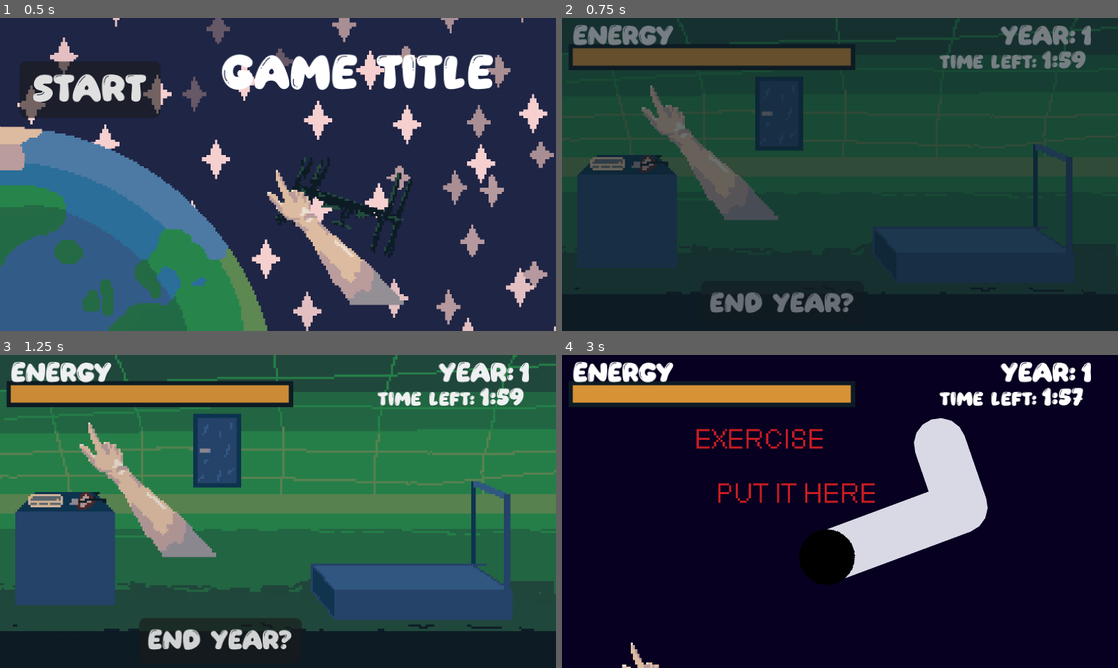
Above: before the commit, frames 1-4 (two rows, left to right).
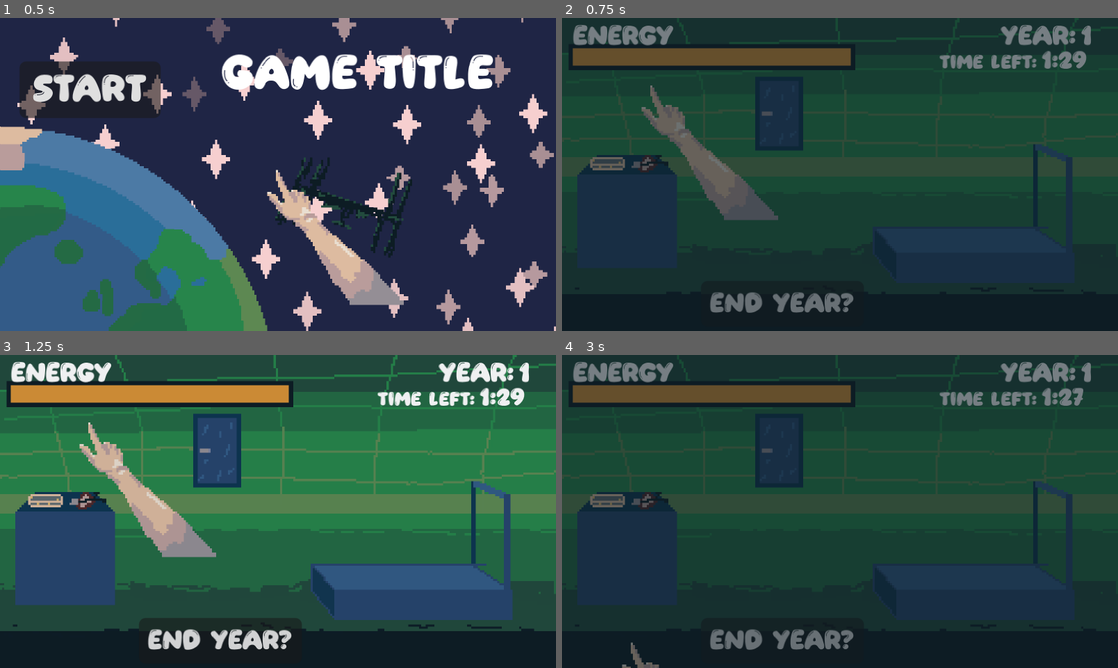
Above: after the commit, the same moments.

Repository: KatLuvsYa3/Geaux_Hackathon_Godot
Game: Godot game, scene res://scenes/game/start_screen.tscn
Two runs of this game, one before a commit and one after it. Both use one fixed random seed, a clock stepped at 60 frames per second and the inputs below.
Inputs (mouse positions are in pixels of both pictures, inside the frame that each line leads up to):
- Up to frame 1 (0.5 s): no input
- Up to frame 2 (0.75 s): click "Start" at 0.5 s
- Up to frame 3 (1.25 s): no input
- Up to frame 4 (3 s): click (967, 552) at 1.25 s; click "Treadmill" at 2 s; click (634, 646) at 2.75 s, where only the run after the commit has a clickable "Finished?"

Frame 1 is identical in both runs. In frame 2, less than 0.1% of the frame differs, in the area x 89-95%, y 10-17%; in frame 3, 0.1%; in frame 4, 99%, in the area x 0-100%, y 0-100%.

Commit message:
the god commit

Diff:
--- a/scenes/game/exercise.tscn
+++ b/scenes/game/exercise.tscn
@@ -1,7 +1,8 @@
 [gd_scene format=3 uid="uid://fnjst8wgfd08"]
 
 [ext_resource type="Texture2D" uid="uid://doknnibynak56" path="res://assets/Sprites/TEMPexercise.png" id="1_01x61"]
-[ext_resource type="Script" uid="uid://cos8e54bxu7vj" path="res://scripts/change_scene_button.gd" id="2_lrd20"]
+[ext_resource type="Script" uid="uid://bidfl3lx6mwrm" path="res://scripts/minigame_button.gd" id="2_lrd20"]
+[ext_resource type="Script" uid="uid://cos8e54bxu7vj" path="res://scripts/change_scene_button.gd" id="3_p4sgm"]
 
 [node name="Exercise" type="Node2D" unique_id=532019883]
 
@@ -18,5 +19,15 @@
 script = ExtResource("2_lrd20")
 scene = "res://scenes/game/treadmill.tscn"
 minigame = 0
+energy_required = 1
+
+[node name="Back" type="Button" parent="." unique_id=921325450]
+offset_left = 7.0
+offset_top = 115.0
+offset_right = 64.0
+offset_bottom = 141.0
+text = "Back"
+script = ExtResource("3_p4sgm")
 
 [connection signal="pressed" from="Treadmill" to="Treadmill" method="_on_pressed"]
+[connection signal="pressed" from="Back" to="Back" method="_on_pressed"]
--- a/scenes/game/main_screen.tscn
+++ b/scenes/game/main_screen.tscn
@@ -1,12 +1,15 @@
 [gd_scene format=3 uid="uid://drvs57xpv1vsj"]
 
+[ext_resource type="Script" uid="uid://b3ysjhg6y5p4k" path="res://scripts/main_screen.gd" id="1_120j0"]
 [ext_resource type="Texture2D" uid="uid://b5jokneg67ruq" path="res://assets/Sprites/main.png" id="1_w03e3"]
 [ext_resource type="Script" uid="uid://cos8e54bxu7vj" path="res://scripts/change_scene_button.gd" id="2_56jkj"]
 [ext_resource type="Script" uid="uid://yjpi0cm8ucna" path="res://scripts/end_year_button.gd" id="3_yiin6"]
 [ext_resource type="Texture2D" uid="uid://dc0v8qwbe7syc" path="res://assets/Sprites/onchemdesk.png" id="4_1rkkt"]
 [ext_resource type="Texture2D" uid="uid://b5qv6cw6h7a5g" path="res://assets/Sprites/panel.png" id="5_3w53x"]
+[ext_resource type="Script" uid="uid://dd6ic0d0vlebc" path="res://scripts/broken_thing_part.gd" id="6_ugai4"]
 
 [node name="MainScreen" type="Node2D" unique_id=902538669]
+script = ExtResource("1_120j0")
 
 [node name="Main2" type="Sprite2D" parent="." unique_id=1647312932]
 z_index = -5
@@ -55,6 +58,28 @@
 position = Vector2(100, 44)
 texture = ExtResource("5_3w53x")
 
+[node name="BrokenThingPart" type="CPUParticles2D" parent="." unique_id=1597007095]
+position = Vector2(84, 82)
+emitting = false
+amount = 16
+lifetime = 0.7
+explosiveness = 0.6
+randomness = 0.78
+lifetime_randomness = 1.0
+emission_shape = 1
+emission_sphere_radius = 4.6
+spread = 180.0
+initial_velocity_min = 40.0
+initial_velocity_max = 232.0
+angular_velocity_min = -51.84
+angular_velocity_max = -51.84
+linear_accel_min = 23.2
+linear_accel_max = 23.2
+color = Color(0.98, 0.9097666, 0.13719998, 1)
+hue_variation_min = -0.42
+hue_variation_max = 0.24
+script = ExtResource("6_ugai4")
+
 [connection signal="pressed" from="Exercise" to="Exercise" method="_on_pressed"]
 [connection signal="pressed" from="Maintainance" to="Maintainance" method="_on_pressed"]
 [connection signal="pressed" from="Research" to="Research" method="_on_pressed"]
--- a/scenes/game/maintainance.tscn
+++ b/scenes/game/maintainance.tscn
@@ -1,7 +1,8 @@
 [gd_scene format=3 uid="uid://bruf17ea76vhy"]
 
 [ext_resource type="Texture2D" uid="uid://doknnibynak56" path="res://assets/Sprites/TEMPexercise.png" id="1_espd1"]
-[ext_resource type="Script" uid="uid://cos8e54bxu7vj" path="res://scripts/change_scene_button.gd" id="2_8e6wv"]
+[ext_resource type="Script" uid="uid://bidfl3lx6mwrm" path="res://scripts/minigame_button.gd" id="2_8e6wv"]
+[ext_resource type="Script" uid="uid://cos8e54bxu7vj" path="res://scripts/change_scene_button.gd" id="3_3gko3"]
 
 [node name="Maintainance" type="Node2D" unique_id=2013533969]
 
@@ -25,5 +26,15 @@
 script = ExtResource("2_8e6wv")
 scene = "res://scenes/game/wires.tscn"
 minigame = 5
+energy_required = 1
+
+[node name="Back" type="Button" parent="." unique_id=1853590935]
+offset_left = 5.0
+offset_top = 116.0
+offset_right = 62.0
+offset_bottom = 142.0
+text = "Back"
+script = ExtResource("3_3gko3")
 
 [connection signal="pressed" from="Treadmill" to="Treadmill" method="_on_pressed"]
+[connection signal="pressed" from="Back" to="Back" method="_on_pressed"]
--- /dev/null
+++ b/scenes/game/next_year.tscn
@@ -0,0 +1,18 @@
+[gd_scene format=3 uid="uid://dnsip4ejy6ukn"]
+
+[ext_resource type="Script" uid="uid://c2pb8ypippmh8" path="res://scripts/next_year.gd" id="1_xqc4l"]
+[ext_resource type="Texture2D" uid="uid://clip7aqitypt2" path="res://assets/Sprites/fade.png" id="1_ycqbq"]
+
+[node name="NextYear" type="Node2D" unique_id=318912638]
+script = ExtResource("1_xqc4l")
+
+[node name="Fade" type="Sprite2D" parent="." unique_id=986492281]
+position = Vector2(128, 72)
+texture = ExtResource("1_ycqbq")
+
+[node name="Label" type="Label" parent="." unique_id=1812219157]
+offset_left = 70.0
+offset_top = 63.0
+offset_right = 182.0
+offset_bottom = 81.0
+text = "Next year..."
--- a/scenes/game/research.tscn
+++ b/scenes/game/research.tscn
@@ -1,7 +1,8 @@
 [gd_scene format=3 uid="uid://bfdumk3rk1ygp"]
 
 [ext_resource type="Texture2D" uid="uid://doknnibynak56" path="res://assets/Sprites/TEMPexercise.png" id="1_c2kjm"]
-[ext_resource type="Script" uid="uid://cos8e54bxu7vj" path="res://scripts/change_scene_button.gd" id="2_77c6a"]
+[ext_resource type="Script" uid="uid://bidfl3lx6mwrm" path="res://scripts/minigame_button.gd" id="2_77c6a"]
+[ext_resource type="Script" uid="uid://cos8e54bxu7vj" path="res://scripts/change_scene_button.gd" id="3_m3q3p"]
 
 [node name="Research" type="Node2D" unique_id=42553809]
 
@@ -35,6 +36,16 @@
 script = ExtResource("2_77c6a")
 scene = "res://scenes/game/checkup.tscn"
 minigame = 3
+energy_required = 1
+
+[node name="Back" type="Button" parent="." unique_id=1816536889]
+offset_left = 83.0
+offset_top = 115.0
+offset_right = 140.0
+offset_bottom = 141.0
+text = "Back"
+script = ExtResource("3_m3q3p")
 
 [connection signal="pressed" from="Culture" to="Culture" method="_on_pressed"]
 [connection signal="pressed" from="Checkup" to="Checkup" method="_on_pressed"]
+[connection signal="pressed" from="Back" to="Back" method="_on_pressed"]
--- a/scenes/game/treadmill.tscn
+++ b/scenes/game/treadmill.tscn
@@ -5,6 +5,7 @@
 [ext_resource type="Script" uid="uid://d4bgo44vydmb1" path="res://scripts/treadmill_collision.gd" id="2_p78m7"]
 [ext_resource type="Script" uid="uid://h06tsepxwgqr" path="res://scripts/tracks.gd" id="2_y7s2j"]
 [ext_resource type="Texture2D" uid="uid://doknnibynak56" path="res://assets/Sprites/TEMPexercise.png" id="3_t6w8w"]
+[ext_resource type="Script" uid="uid://cos8e54bxu7vj" path="res://scripts/change_scene_button.gd" id="6_kvgmg"]
 
 [sub_resource type="Curve2D" id="Curve2D_p78m7"]
 _data = {
@@ -73,6 +74,17 @@
 texture = ExtResource("3_t6w8w")
 metadata/_edit_lock_ = true
 
+[node name="BackToMain" type="Button" parent="." unique_id=1885819291]
+offset_left = 1.0
+offset_top = 125.0
+offset_right = 64.0
+offset_bottom = 144.0
+theme_override_font_sizes/font_size = 10
+text = "Finished?"
+script = ExtResource("6_kvgmg")
+
 [connection signal="input_event" from="Character/Area2D" to="." method="OnClick"]
 [connection signal="mouse_entered" from="Character/Area2D" to="." method="mouseEntered"]
 [connection signal="mouse_exited" from="Character/Area2D" to="." method="mouseExited"]
+[connection signal="pressed" from="BackToMain" to="." method="_on_back_to_main_pressed"]
+[connection signal="pressed" from="BackToMain" to="BackToMain" method="_on_pressed"]
--- a/scripts/base_script.gd
+++ b/scripts/base_script.gd
@@ -11,7 +11,7 @@
 	NOT_IN
 }
 
-var broken_mingames = []
+@export var broken_mingames: Array[Minigames] = []
 
 enum GameState {
 	START,
@@ -35,7 +35,7 @@
 @export var final_research_value = 10
 
 # in seconds
-@export var initial_time = 120
+@export var initial_time = 90
 @export var timer = 0
 @export var year = 1
 @export var final_year = 3
@@ -79,14 +79,12 @@
 	fade.play()
 
 func random_minigame():
-	var x = randi_range(0,5)
+	var x = randi_range(0,3)
 	match x:
-		0: broken_mingames.append(Minigames.TREADMILL)
-		1: broken_mingames.append(Minigames.WEIGHTLIFTING)
-		2: broken_mingames.append(Minigames.CULTURE)
-		3: broken_mingames.append(Minigames.SCANNING)
-		4: broken_mingames.append(Minigames.CATASTROPHE)
-		5: broken_mingames.append(Minigames.MAINTANENCE)
+		0: return Minigames.TREADMILL
+		1: return Minigames.CATASTROPHE
+		2: return Minigames.CULTURE
+		3: return Minigames.SCANNING
 
 func new_year() -> void:
 	year+=1
--- /dev/null
+++ b/scripts/broken_thing_part.gd
@@ -0,0 +1,17 @@
+extends CPUParticles2D
+
+func repair():
+	emitting = false
+
+func set_broken(mini):
+	print("hit")
+	emitting = true
+	match mini:
+		BaseScript.Minigames.TREADMILL:
+			position = Vector2(193, 99)
+		BaseScript.Minigames.CULTURE:
+			position = Vector2(21, 67)
+		BaseScript.Minigames.SCANNING:
+			position = Vector2(41, 67)
+		BaseScript.Minigames.CATASTROPHE:
+			position = Vector2(41, 67)
--- a/scripts/end_year_button.gd
+++ b/scripts/end_year_button.gd
@@ -2,3 +2,8 @@
 
 func _on_pressed() -> void:
 	BaseScript.new_year()
+	if BaseScript.year < BaseScript.final_year+1:
+		get_tree().change_scene_to_file("res://scenes/game/next_year.tscn")
+		BaseScript.start_minigame(BaseScript.Minigames.NOT_IN)
+		BaseScript.audio_controller.play_sound_from_tag("button")
+		BaseScript.fade_change()
--- /dev/null
+++ b/scripts/main_screen.gd
@@ -0,0 +1,9 @@
+extends Node2D
+
+
+# Called when the node enters the scene tree for the first time.
+func _ready() -> void:
+	for m in BaseScript.broken_mingames:
+		var b = $BrokenThingPart.duplicate()
+		b.set_broken(m)
+		add_child(b)
--- /dev/null
+++ b/scripts/minigame_button.gd
@@ -0,0 +1,12 @@
+extends BaseButton
+
+@export var scene = "res://scenes/game/main_screen.tscn"
+@export var minigame = BaseScript.Minigames.NOT_IN
+@export var energy_required = 2
+
+func _on_pressed() -> void:
+	if energy_required <= BaseScript.energy:
+		get_tree().change_scene_to_file(scene)
+		BaseScript.start_minigame(minigame)
+		BaseScript.audio_controller.play_sound_from_tag("button")
+		BaseScript.fade_change()
--- /dev/null
+++ b/scripts/next_year.gd
@@ -0,0 +1,12 @@
+extends Node2D
+
+var timer = 0
+var length = 2
+
+# Called when the node enters the scene tree for the first time.
+func _process(delta: float) -> void:
+	timer+=delta
+	if timer > length:
+		get_tree().change_scene_to_file("res://scenes/game/main_screen.tscn")
+		BaseScript.start_minigame(BaseScript.Minigames.NOT_IN)
+		BaseScript.fade_change()
--- a/scripts/treadmill.gd
+++ b/scripts/treadmill.gd
@@ -66,3 +66,8 @@
 	if event is InputEventMouseButton:
 		if event.button_index == MOUSE_BUTTON_LEFT and event.pressed:
 			minigameStart = true
+
+# PUT RESULT OF GAME HERE
+# IE ENERGY SPENT AND ADDING SCORE TO BASE.CARDIO
+func _on_back_to_main_pressed() -> void:
+	pass # Replace with function body.
Not shown, added: scripts/broken_thing_part.gd.uid
Not shown, added: scripts/main_screen.gd.uid
Not shown, added: scripts/minigame_button.gd.uid
Not shown, added: scripts/next_year.gd.uid
Not shown, added: ISSUES.md
